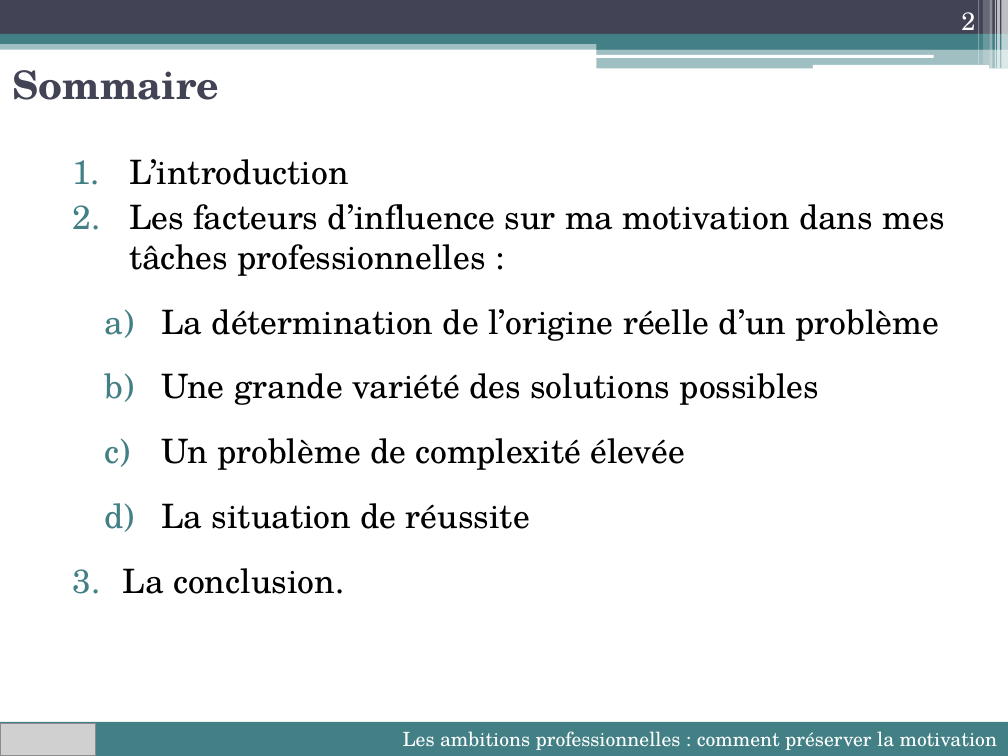
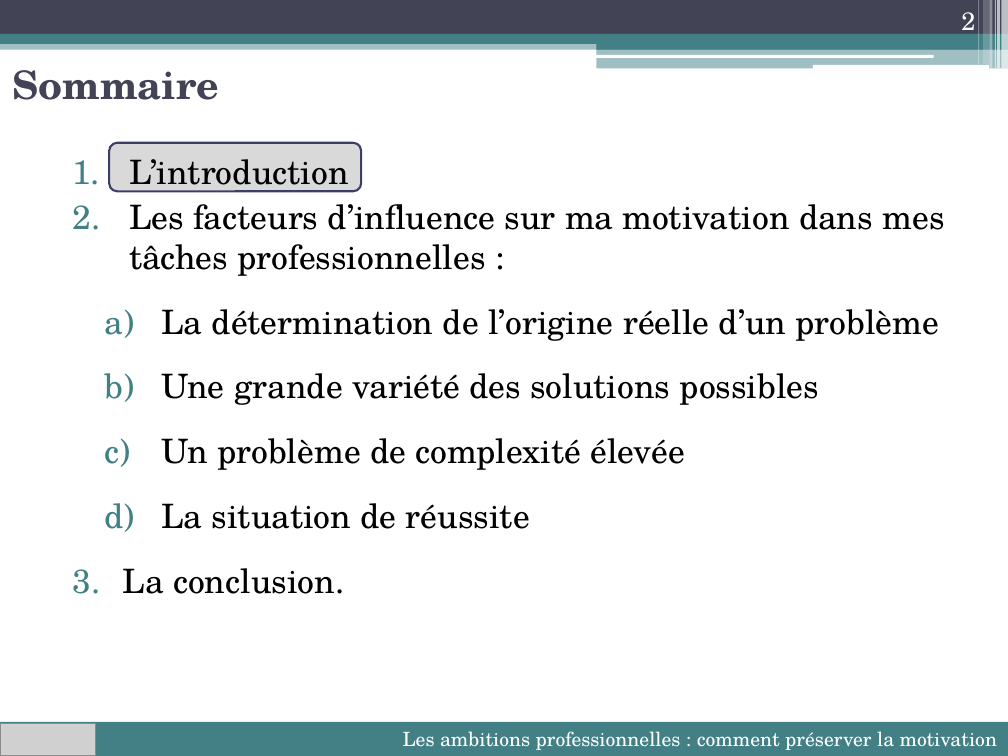
Before and after one commit to lioubouchkin/soutenance, a slide deck: slide 2 of Soutenance.pptx. Drawn at 1008x756 pixels with LibreOffice and Linux fonts; fonts in the diff are those of the drawing; grey boxes stand for pictures. Boxes give left, top, right and bottom in pixels: in the first picture for what was removed or moved away, otherwise in the second. Text is boxed around its words. In the diff, an @@ line names an element or a change of style, - is before the commit and + after.

```diff
--- a/Soutenance.pptx
+++ b/Soutenance.pptx
@@ rounded rectangle added at (109,143,361,192), fill #D9D9D9, outline #3D3E66 1.5 pt @@
```
Also in this commit, not shown: 15 other slides changed, 1 slide added, 1 other file.
